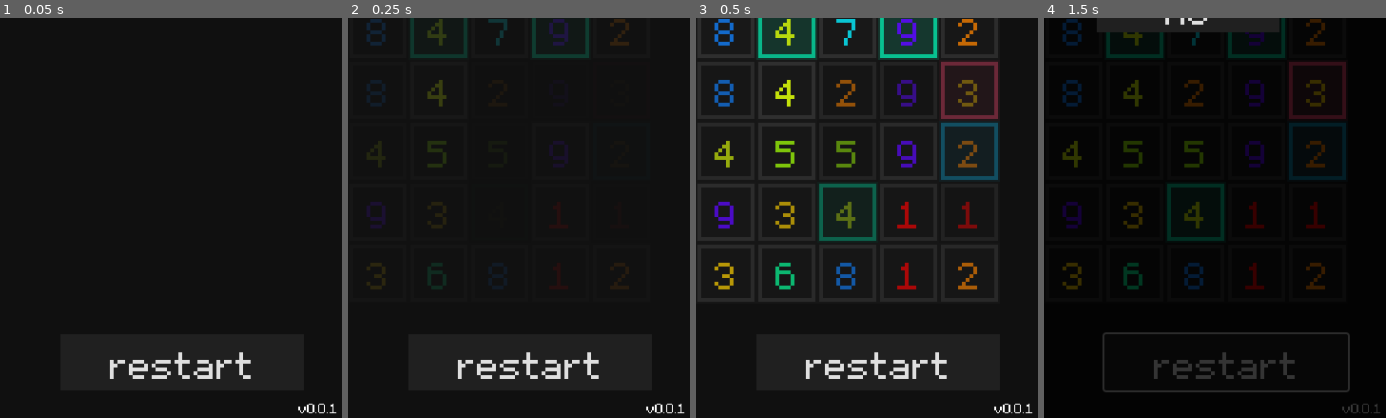
Above: before the commit, frames 1-4 (left to right).
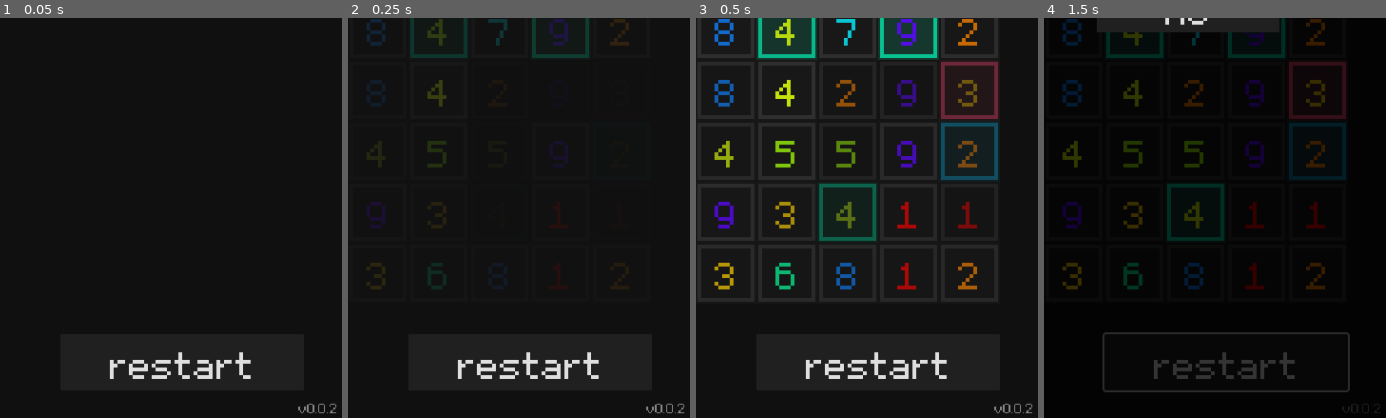
Above: after the commit, the same moments.

Repository: lorossi/Exploding-Boxes
Game: Godot game, scene res://scenes/gui/level.tscn
The game is run twice, just before and just after one commit, with the same random seed, the same clock (stepped at 60 frames per second) and the same inputs.
Inputs:
- Up to frame 1 (0.05 s): no input
- Up to frame 2 (0.25 s): no input
- Up to frame 3 (0.5 s): no input
- Up to frame 4 (1.5 s): click "restart" at 0.5 s; click "restart" at 1.25 s
The pictures show only the part of the screen within x 50-100%, y 50-100%; the shares and areas given below are measured in that part.

The runs differ from the first frame. In frame 1, 0.1% of the frame differs, in the area x 87-99%, y 96-99%; in frame 2, 0.1%; in frame 3, 0.1%; in frame 4, less than 0.1%.

Commit message:
bumped version

Diff:
--- a/project.godot
+++ b/project.godot
@@ -11,7 +11,7 @@
 [application]
 
 config/name="Puzzle-1"
-config/version="0.0.1"
+config/version="0.0.2"
 run/main_scene="res://scenes/gui/level.tscn"
 config/features=PackedStringArray("4.2", "GL Compatibility")
 config/icon="res://icon.svg"
--- a/scenes/gui/gui.tscn
+++ b/scenes/gui/gui.tscn
@@ -81,8 +81,9 @@
 offset_right = 744.0
 offset_bottom = 851.0
 scale = Vector2(0.75, 0.75)
+theme_override_colors/font_color = Color(1, 1, 1, 0.498039)
 theme_override_font_sizes/font_size = 32
-text = "v0.0.1
+text = "version
 "
 horizontal_alignment = 2
 vertical_alignment = 2
--- a/scripts/gui/gui.gd
+++ b/scripts/gui/gui.gd
@@ -39,8 +39,10 @@
 func set_score(score: int) -> void:
 	_score_label.text = str(score)
 
+
 func get_best_score() -> int:
 	return int(_best_score_label.text)
+
 
 func set_best_score(score: int) -> void:
 	_best_score_label.text = str(score)
